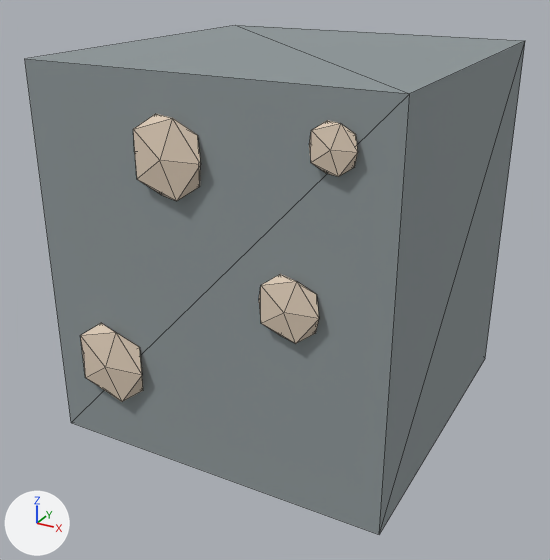
A saved change to the glTF model public/assets/kit/bp_stoneblock.glb.
The view is the same before and after, from a 50 mm camera at (1.38, -2.68, 1.86) aimed at (-0.02, -0.14, 0.59). Arrows for +X, +Y and +Z are at lower left; the lights stay in place. The picture after the commit comes second. Mesh edges are drawn as thin lines. Where no turn or scale is listed for an object, it has been applied to the vertices.

The first picture shows 'stone_chip', 'stone_chip.001', 'stone_chip.002', 'stone_chip.003', 'stone_core'.
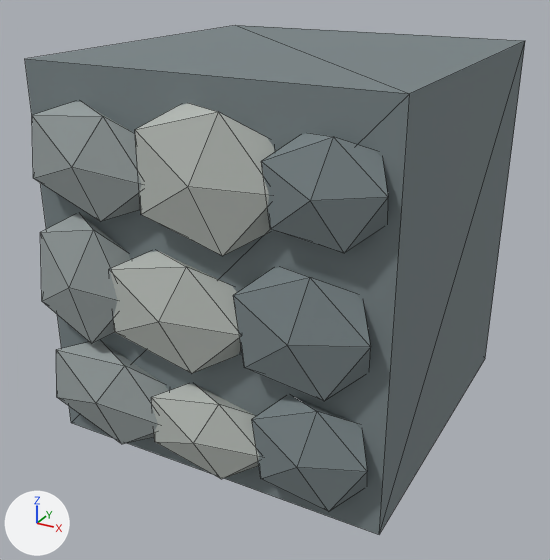
Patch to the scene script:
```diff
--- a/public/assets/kit/bp_stoneblock.glb.py
+++ b/public/assets/kit/bp_stoneblock.glb.py
@@ me_cube_013 @@
 me_cube_013.from_pydata(...)  # 8 vertices, 12 faces; spans x -0.7..0.7, y -0.7..0.7, z -0.75..0.75
-me_cube_013.materials.append(mat_stone)  # grey #8e9799
+me_cube_013.materials.append(mat_stone_dark)  # grey #798486
@@ ob_stone_chip @@
-ob_stone_chip = bpy.data.objects.new('stone_chip', me_icosphere)
@@ ob_stone_chip_001 @@
-ob_stone_chip_001 = bpy.data.objects.new('stone_chip.001', me_icosphere_001)
@@ ob_stone_chip_002 @@
-ob_stone_chip_002 = bpy.data.objects.new('stone_chip.002', me_icosphere_002)
@@ ob_stone_chip_003 @@
-ob_stone_chip_003 = bpy.data.objects.new('stone_chip.003', me_icosphere_003)
@@ ob_stone_face_008 @@
+ob_stone_face_008 = bpy.data.objects.new('stone_face.008', me_icosphere_008)  # 12 vertices, 20 faces; spans x -0.213..0.213, y -0.09..0.09, z -0.178..0.178; in mat_stone_dark (grey #798486)
+ob_stone_face_008.location = (0.47, -0.73, 1.2)
@@ ob_stone_face_007 @@
+ob_stone_face_007 = bpy.data.objects.new('stone_face.007', me_icosphere_007)  # an icosphere of 20 faces spanning x -0.286..0.286, y -0.09..0.09, z -0.23..0.23; in mat_stone_light (grey #b5bab5)
+ob_stone_face_007.location = (0.05, -0.73, 1.18)
@@ ob_stone_face_006 @@
+ob_stone_face_006 = bpy.data.objects.new('stone_face.006', me_icosphere_006)  # 12 vertices, 20 faces; spans x -0.275..0.275, y -0.09..0.09, z -0.197..0.197; in mat_stone (grey #97a0a0)
+ob_stone_face_006.location = (-0.42, -0.73, 1.18)
@@ ob_stone_face_005 @@
+ob_stone_face_005 = bpy.data.objects.new('stone_face.005', me_icosphere_005)  # 12 vertices, 20 faces; spans x -0.257..0.257, y -0.09..0.09, z -0.222..0.222; in mat_stone_dark (grey #798486)
+ob_stone_face_005.location = (0.4, -0.73, 0.72)
@@ ob_stone_face_004 @@
+ob_stone_face_004 = bpy.data.objects.new('stone_face.004', me_icosphere_004)  # an icosphere of 20 faces spanning x -0.304..0.304, y -0.09..0.09, z -0.204..0.204; in mat_stone_light (grey #b5bab5)
+ob_stone_face_004.location = (-0.1, -0.73, 0.68)
@@ ob_stone_face_003 @@
+ob_stone_face_003 = bpy.data.objects.new('stone_face.003', me_icosphere_003_1)  # 12 vertices, 20 faces; spans x -0.221..0.221, y -0.09..0.09, z -0.245..0.245; in mat_stone (grey #97a0a0)
+ob_stone_face_003.location = (-0.5, -0.73, 0.72)
@@ ob_stone_face_002 @@
+ob_stone_face_002 = bpy.data.objects.new('stone_face.002', me_icosphere_002_1)  # 12 vertices, 20 faces; spans x -0.23..0.23, y -0.09..0.09, z -0.204..0.204; in mat_stone_dark (grey #798486)
+ob_stone_face_002.location = (0.44, -0.73, 0.27)
@@ ob_stone_face_001 @@
+ob_stone_face_001 = bpy.data.objects.new('stone_face.001', me_icosphere_001_1)  # an icosphere of 20 faces spanning x -0.268..0.268, y -0.09..0.09, z -0.162..0.162; in mat_stone_light (grey #b5bab5)
+ob_stone_face_001.location = (0.02, -0.73, 0.22)
@@ ob_stone_face @@
+ob_stone_face = bpy.data.objects.new('stone_face', me_icosphere_1)  # 12 vertices, 20 faces; spans x -0.301..0.301, y -0.09..0.09, z -0.198..0.198; in mat_stone (grey #97a0a0)
+ob_stone_face.location = (-0.43, -0.73, 0.25)
```

Boxes (x1, y1, x2, y2) around the edits, measured in the pictures (550 x 560 px):
'stone_core', recoloured
    both: (25, 25, 525, 535)
'stone_face.007', added
    after: (135, 103, 275, 256)
'stone_face.005', added
    after: (233, 267, 371, 401)
'stone_face.008', added
    after: (261, 133, 388, 253)
'stone_face.004', added
    after: (110, 251, 241, 373)
'stone_face.006', added
    after: (32, 102, 142, 222)
'stone_face.002', added
    after: (252, 396, 367, 512)
'stone_face.003', added
    after: (40, 214, 131, 344)
'stone_face', added
    after: (56, 341, 169, 444)
'stone_face.001', added
    after: (151, 384, 260, 479)
'stone_chip.002', deleted (beige)
    before: (133, 114, 201, 201)
'stone_chip', deleted (beige)
    before: (80, 323, 143, 402)
'stone_chip.001', deleted (beige)
    before: (259, 274, 319, 344)
'stone_chip.003', deleted (beige)
    before: (309, 121, 358, 177)
